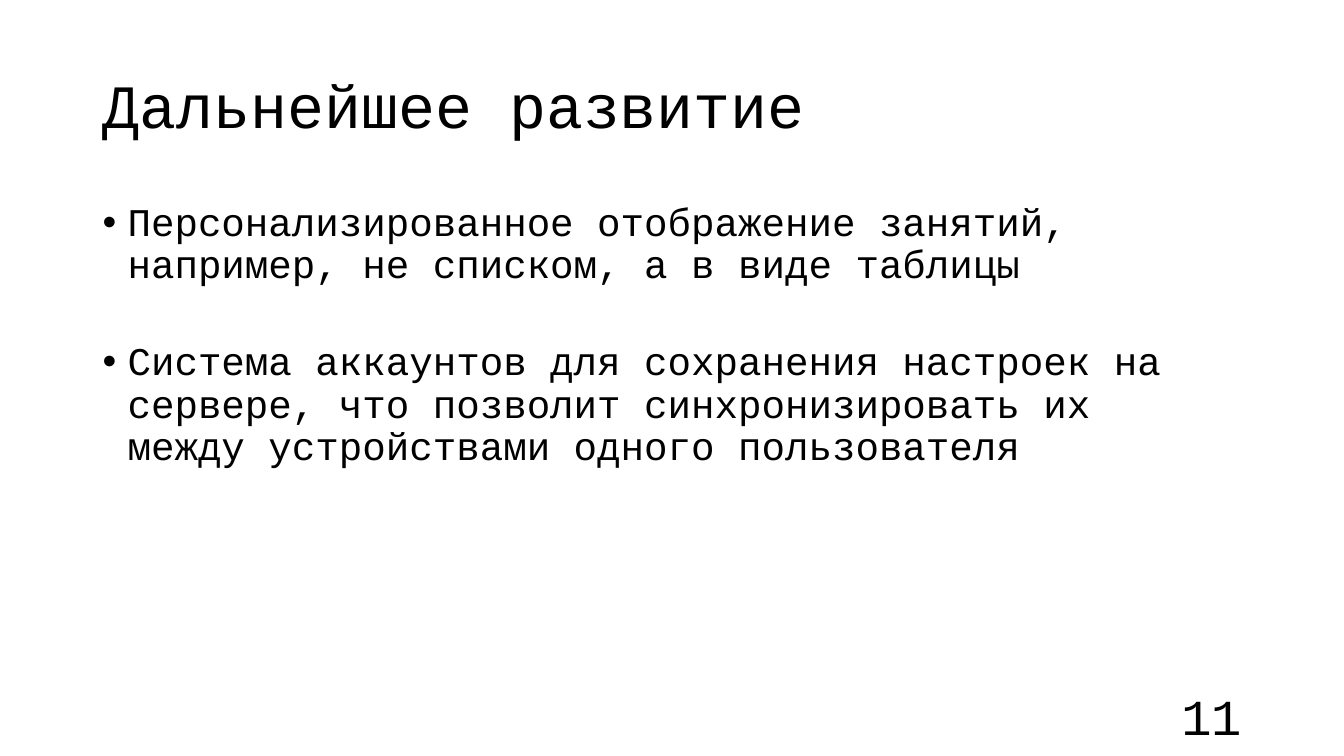
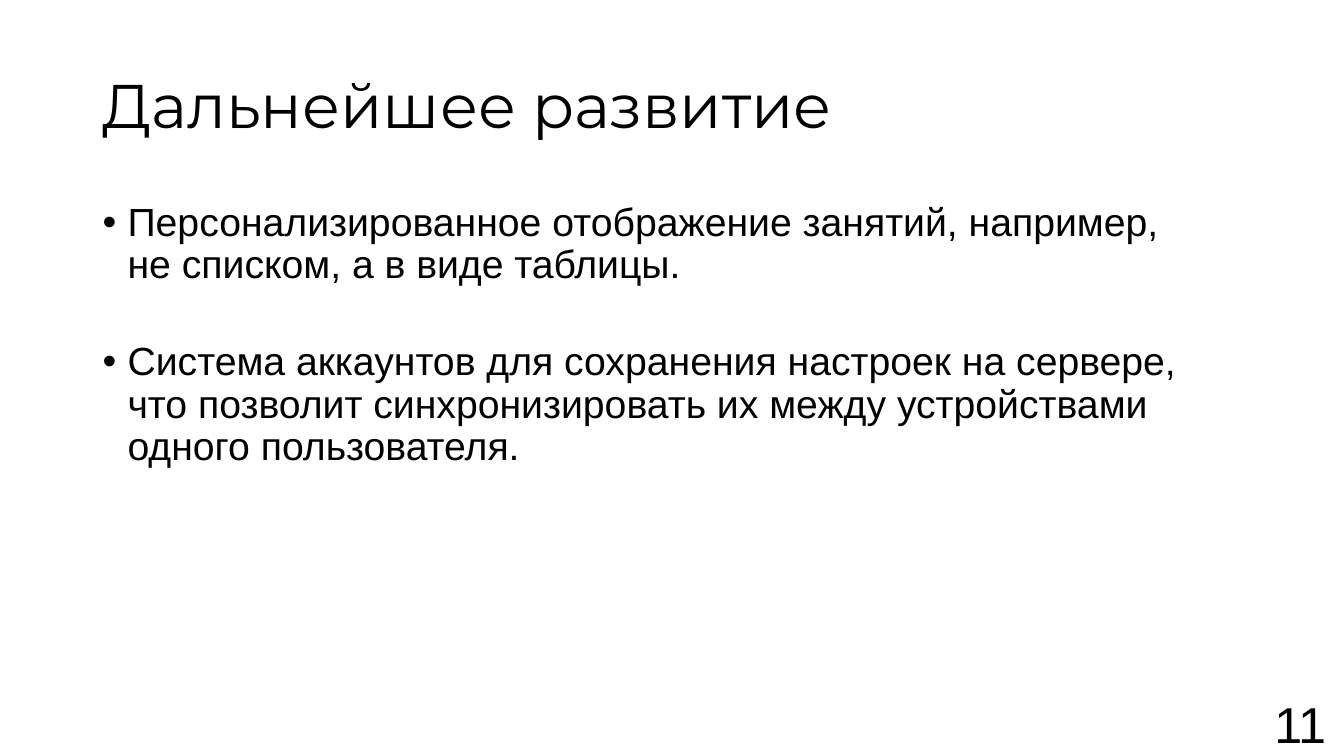
Before and after one commit to vafeenLabs/coursework-report_6-semester, a slide deck: slide 11 of Vafeen_3_61_presentation.pptx. Drawn at 1344x756 pixels with LibreOffice and Linux fonts; fonts in the diff are those of the drawing. Boxes give left, top, right and bottom in pixels: in the first picture for what was removed or moved away, otherwise in the second. Text is boxed around its words. In the diff, an @@ line names an element or a change of style, - is before the commit and + after.

```diff
--- a/Vafeen_3_61_presentation.pptx
+++ b/Vafeen_3_61_presentation.pptx
@@ title "Дальнейшее развитие" at <box>103,83,832,140</box>: font Courier New to Montserrat @@
@@ text at <box>128,207,1176,468</box>: text changed; font Courier New to Arial @@
-• Персонализированное отображение занятий, например, не списком, а в виде таблицы
-• Система аккаунтов для сохранения настроек на сервере, что позволит синхронизировать их между устройствами одного пользователя
+• Персонализированное отображение занятий, например, не списком, а в виде таблицы.
+• Система аккаунтов для сохранения настроек на сервере, что позволит синхронизировать их между устройствами одного пользователя.
@@ text "11": place and size @@
-text "11" at <box>1181,701,1241,735</box>
+text "11" at <box>1274,708,1326,743</box>
@@ text "11" at <box>1274,708,1326,743</box>: font Courier New to Arial @@
```
Also in this commit, not shown: 11 other slides changed, 1 slide added, 1 slide removed, 1 other file.
